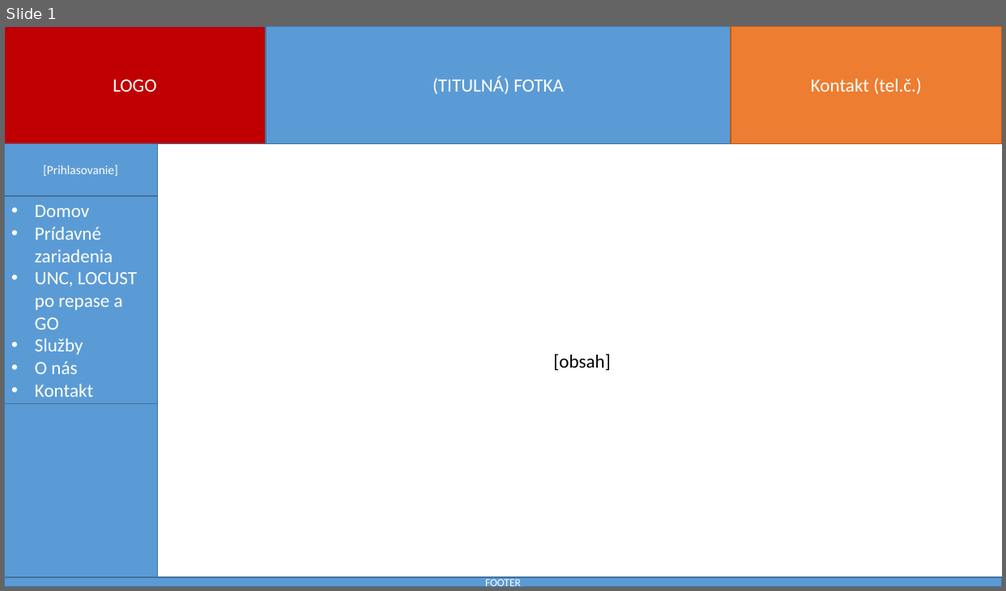
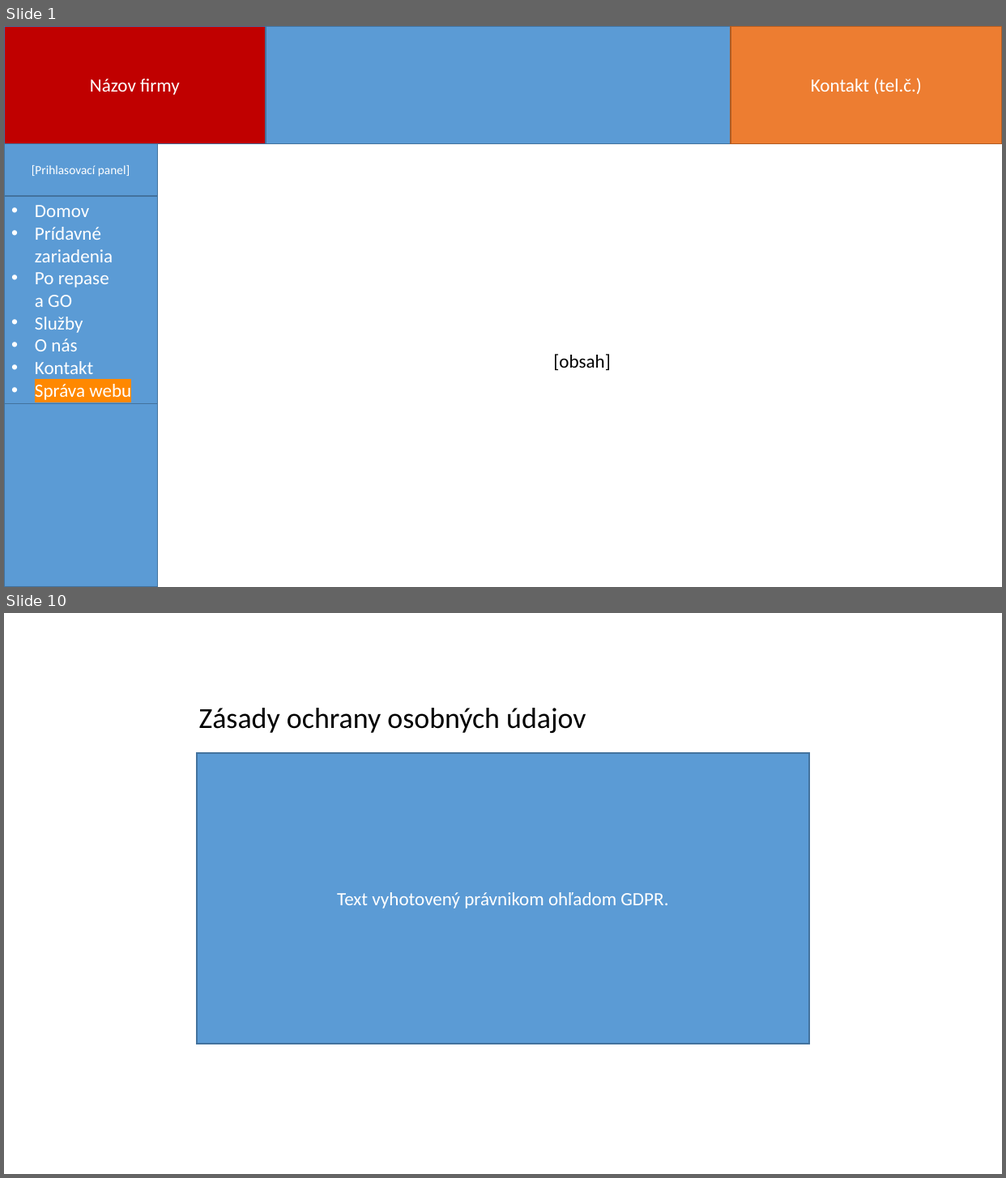
Before and after one commit to milantru/ServIS, a slide deck: docs/B-Servis WebApp UI koncept.pptx. Shown one above the other, each under a label of ours: slide 1 before the commit, slides 1 and 10 after it; the slides between them are not shown. The pictures are 1006x591 and 1006x1178 pixels, drawn with LibreOffice and Linux fonts; fonts in the diff are those of the drawing. Boxes give left, top, right and bottom in pixels: in the first picture for what was removed or moved away, otherwise in the second. Text is boxed around its words. In the diff, an @@ line names an element or a change of style, - is before the commit and + after.

```diff
--- a/docs/B-Servis WebApp UI koncept.pptx
+++ b/docs/B-Servis WebApp UI koncept.pptx
@@ slide 10 added at box(4, 613, 1002, 1174), background #FFFFFF @@
@@ text added at box(199, 708, 586, 733), 28 pt, text #000000 @@
+Zásady ochrany osobných údajov
@@ rectangle added at box(197, 753, 809, 1043), fill #5B9BD5, outline #43739E 1 pt, 18 pt, text #FFFFFF @@
+Text vyhotovený právnikom ohľadom GDPR.
@@ slide 1 changed as well @@
@@ text in rectangle at box(90, 79, 180, 95): text changed @@
-LOGO
+Názov firmy
@@ text in rectangle at box(432, 76, 564, 94): text removed @@
-(TITULNÁ) FOTKA
@@ text in rectangle at box(32, 165, 130, 177): text changed @@
-[Prihlasovanie]
+[Prihlasovací panel]
@@ text in rectangle at box(35, 272, 109, 307): text changed @@
-• UNC, LOCUST po repase a GO
+• Po repase
+  a GO
@@ text in rectangle at box(35, 384, 131, 400): paragraph added @@
+• Správa webu
@@ rectangle removed at box(4, 578, 1002, 587) @@
-FOOTER
```
Also in this commit, not shown: 6 other slides changed, 29 other slides added, 25 slides removed, 47 other files.
